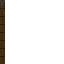
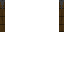
Layers edited between the first and the second (64, 64) image:
added layer "Calque 2 copie 8" above "Calque 2 copie 7" over [59, 0, 64, 32]
removed layer "14" over [0, 32, 5, 64]
